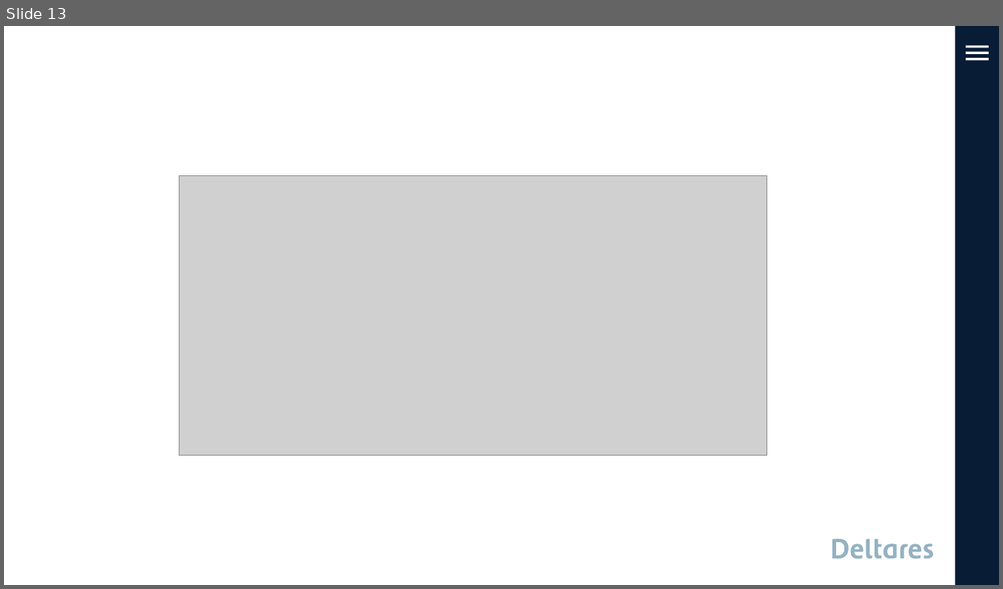
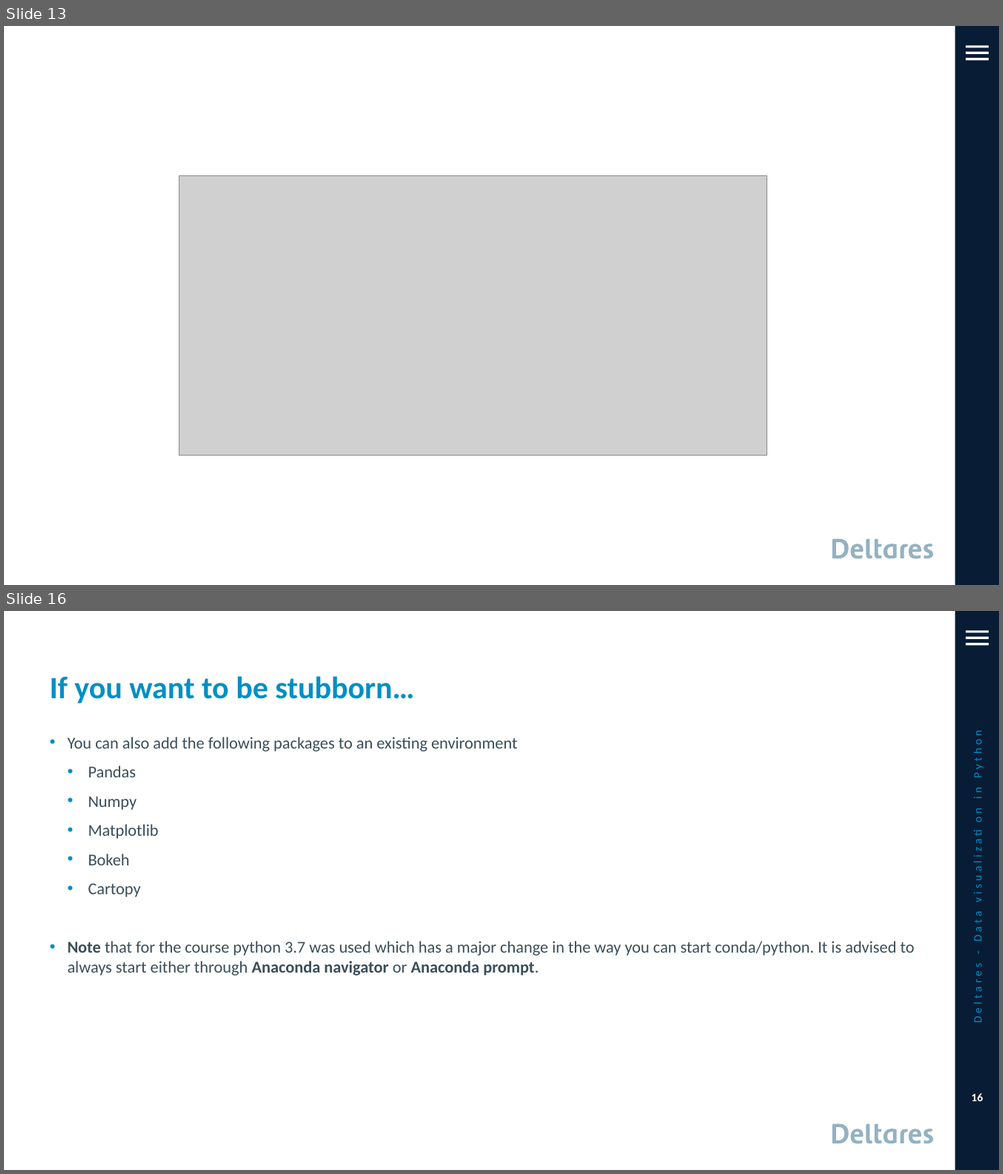
Before and after one commit to openearth/et-pizza-courses, a slide deck: 3. Visualizations/presentations/Pizzacourse Python data visualization 09-07-2019.pptx. Shown one above the other, each under a label of ours: slide 13 before the commit, slides 13 and 16 after it; the slides between them are not shown. The pictures are 1003x589 and 1003x1174 pixels, drawn with LibreOffice and Linux fonts; fonts in the diff are those of the drawing; grey boxes stand for pictures. Boxes give left, top, right and bottom in pixels: in the first picture for what was removed or moved away, otherwise in the second. Text is boxed around its words. In the diff, an @@ line names an element or a change of style, - is before the commit and + after.

```diff
--- a/3. Visualizations/presentations/Pizzacourse Python data visualization 09-07-2019.pptx
+++ b/3. Visualizations/presentations/Pizzacourse Python data visualization 09-07-2019.pptx
@@ slide 16 added at [4, 611, 999, 1170], background #FFFFFF; not listed: 5 template elements that a slide beside it also shows @@
@@ title added at [50, 676, 414, 703], 30 pt, text #008FC5, bold @@
+If you want to be stubborn…
@@ text added at [959, 672, 996, 1082], 11 pt, text #008FC5 @@
+Deltares - Data visualization in Python
@@ text added at [68, 737, 914, 976], 16 pt, text #3A4E59 @@
+• You can also add the following packages to an existing environment
+  • Pandas
+  • Numpy
+  • Matplotlib
+  • Bokeh
+  • Cartopy
+• Note that for the course python 3.7 was used which has a major change in the way you can start conda/python. It is advised to always start either through Anaconda navigator or Anaconda prompt.
@@ page number added at [971, 1093, 983, 1102], 11 pt, text #FFFFFF, bold @@
+16
```
Also in this commit, not shown: 2 slides changed, 2 other slides added.
